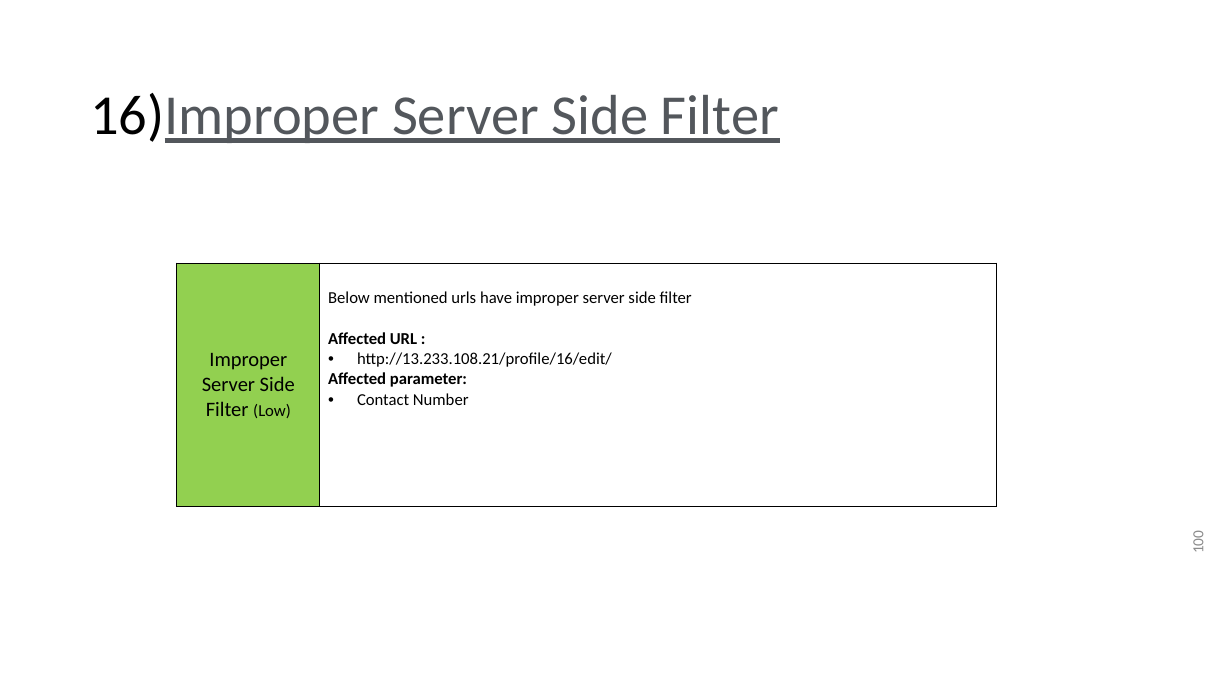
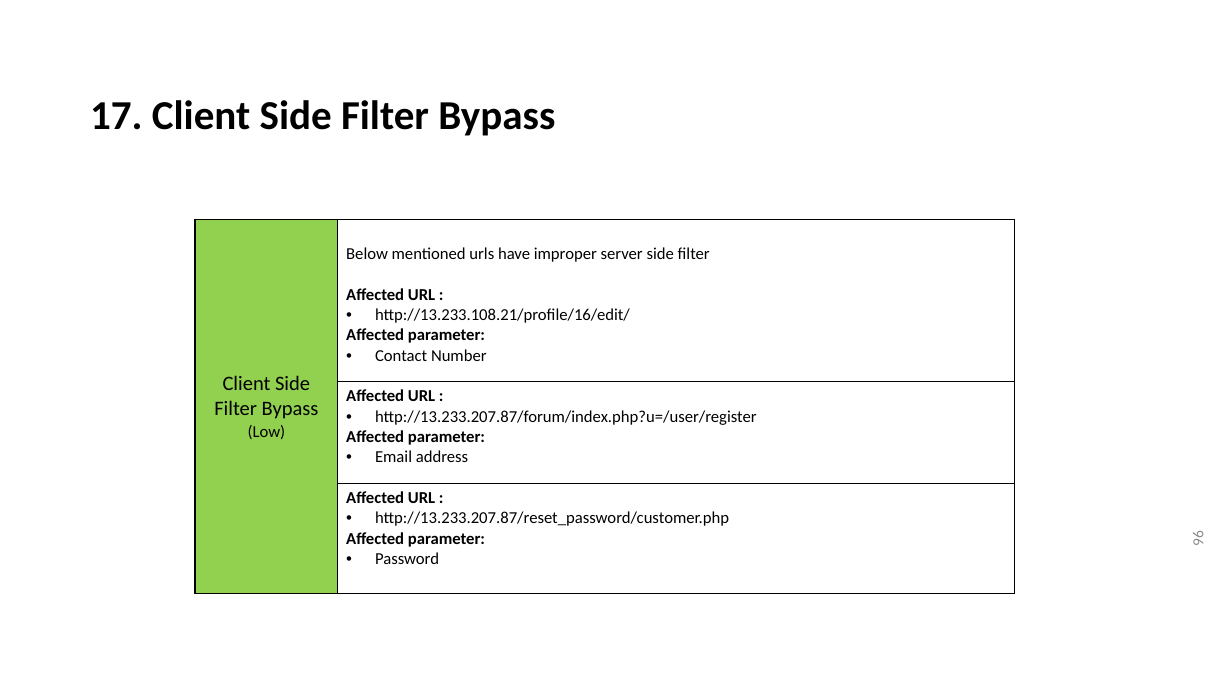
Before and after one commit to RocktimRajkumar/CEH-hack-a-thon, a slide deck: slide 96 of reports/Lifestyle Store/LifeStyle Store Application Reports.pptx (slide 100 before the commit). Drawn at 1232x693 pixels with LibreOffice and Linux fonts; fonts in the diff are those of the drawing. Boxes give left, top, right and bottom in pixels: in the first picture for what was removed or moved away, otherwise in the second. Text is boxed around its words. In the diff, an @@ line names an element or a change of style, - is before the commit and + after.

Commit message:
reports: Client Side Filter Bypass ppt done

```diff
--- a/reports/Lifestyle Store/LifeStyle Store Application Reports.pptx
+++ b/reports/Lifestyle Store/LifeStyle Store Application Reports.pptx
@@ title at (90,100,555,136): text changed; size 44 to 32 pt; text colour gradient #53575C to #C5C7CA to #000000; bold on @@
-16)Improper Server Side Filter
+17. Client Side Filter Bypass
@@ table at (195,185,1015,585) @@
-row 2: Improper Server Side Filter (Low) | Below mentioned urls have improper server side filter / Affected URL : / http://13.233.108.21/profile/16/edit/ / Affected parameter: / Contact Number
+row 2: Client Side Filter Bypass (Low) | Below mentioned urls have improper server side filter / Affected URL : / http://13.233.108.21/profile/16/edit/ / Affected parameter: / Contact Number
+row 3:  | Affected URL : / http://13.233.207.87/forum/index.php?u=/user/register / Affected parameter: / Email address
+row 4:  | Affected URL : / http://13.233.207.87/reset_password/customer.php / Affected parameter: / Password
@@ table: place and size @@
-table at (177,221,997,506)
+table at (195,185,1015,585)
@@ page number at (1189,531,1208,545): text changed @@
-100
+96
```
Also in this commit, not shown: 5 other slides changed, 4 slides added, 4 slides removed, 1 other file.
